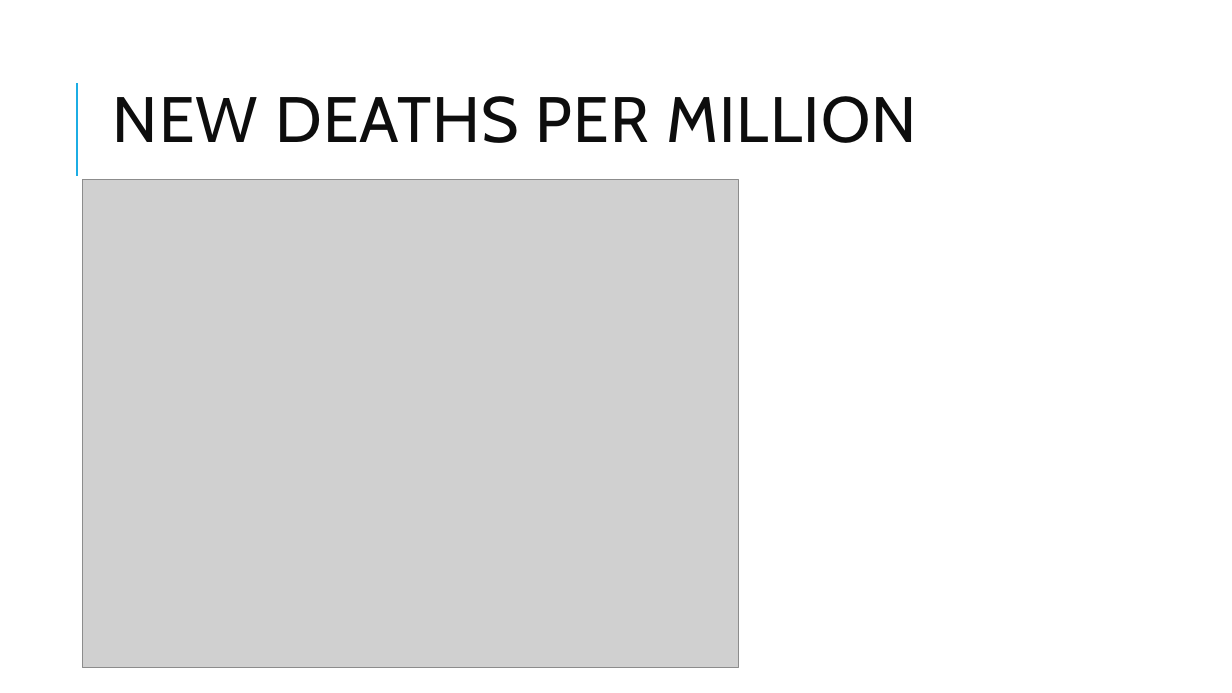
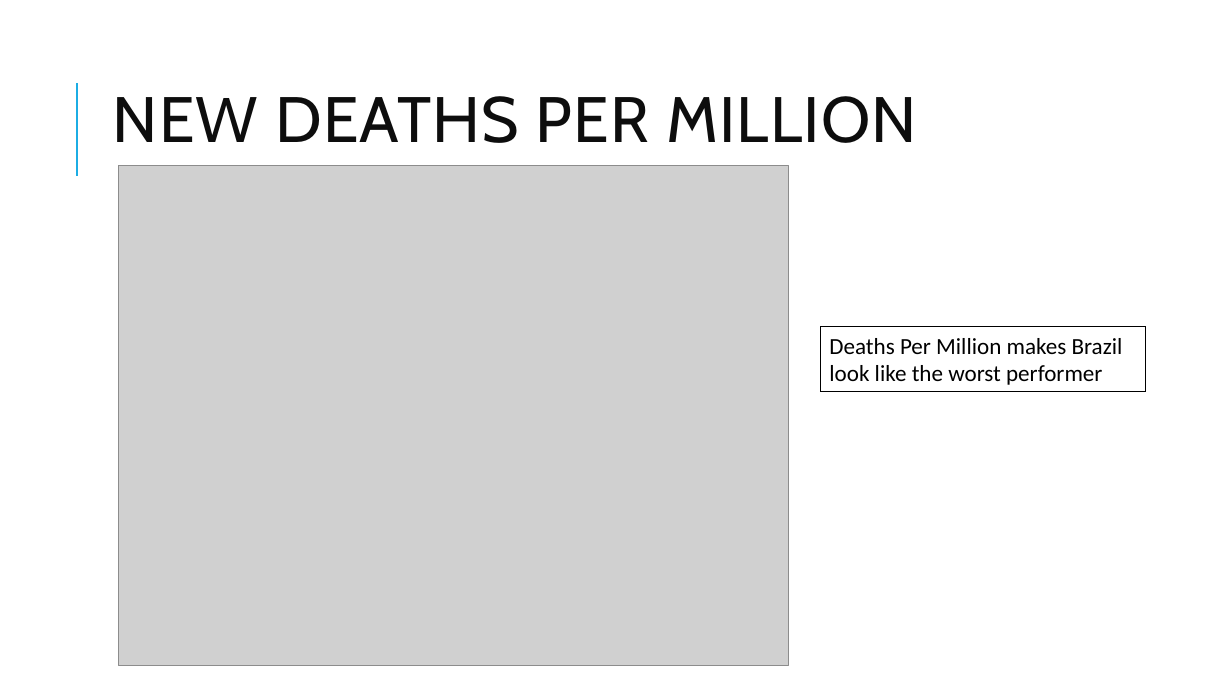
Before and after one commit to tralinde/covid_data_project, a slide deck: slide 6 of ppt/Covid Death Rates.pptx. Drawn at 1232x693 pixels with LibreOffice and Linux fonts; fonts in the diff are those of the drawing; grey boxes stand for pictures. Boxes give left, top, right and bottom in pixels: in the first picture for what was removed or moved away, otherwise in the second. Text is boxed around its words. In the diff, an @@ line names an element or a change of style, - is before the commit and + after.

```diff
--- a/ppt/Covid Death Rates.pptx
+++ b/ppt/Covid Death Rates.pptx
@@ picture: place and size @@
-picture at <box>82,180,738,668</box>
+picture at <box>118,165,788,666</box>
@@ rectangle added at <box>821,326,1146,392</box>, outline #000000 0.75 pt, 18 pt, text #000000 @@
+Deaths Per Million makes Brazil look like the worst performer
```
Also in this commit, not shown: 7 other slides changed, 7 other files.
